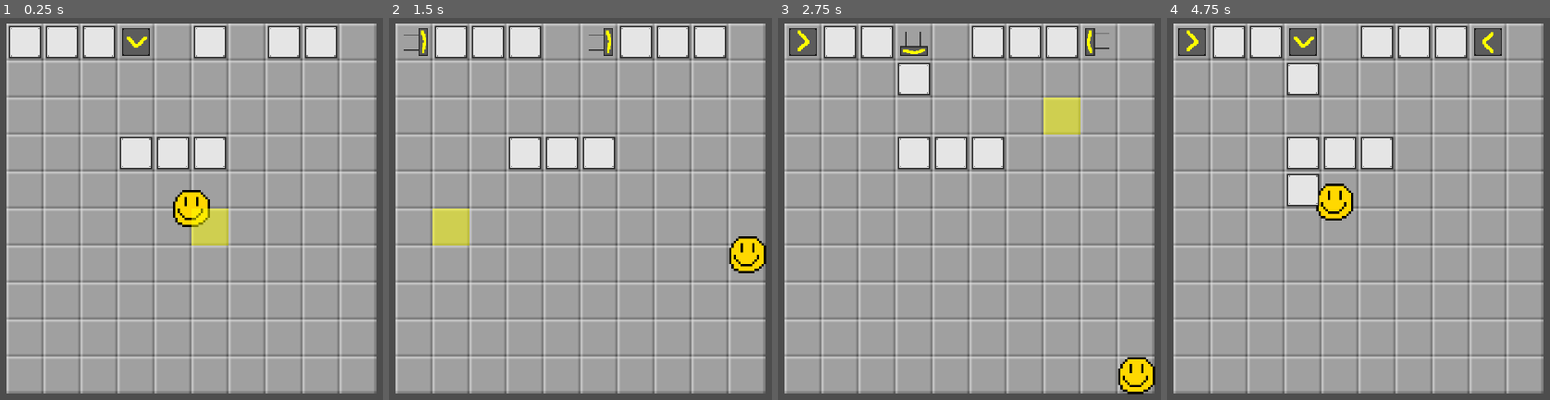
Above: before the commit, frames 1-4 (left to right).
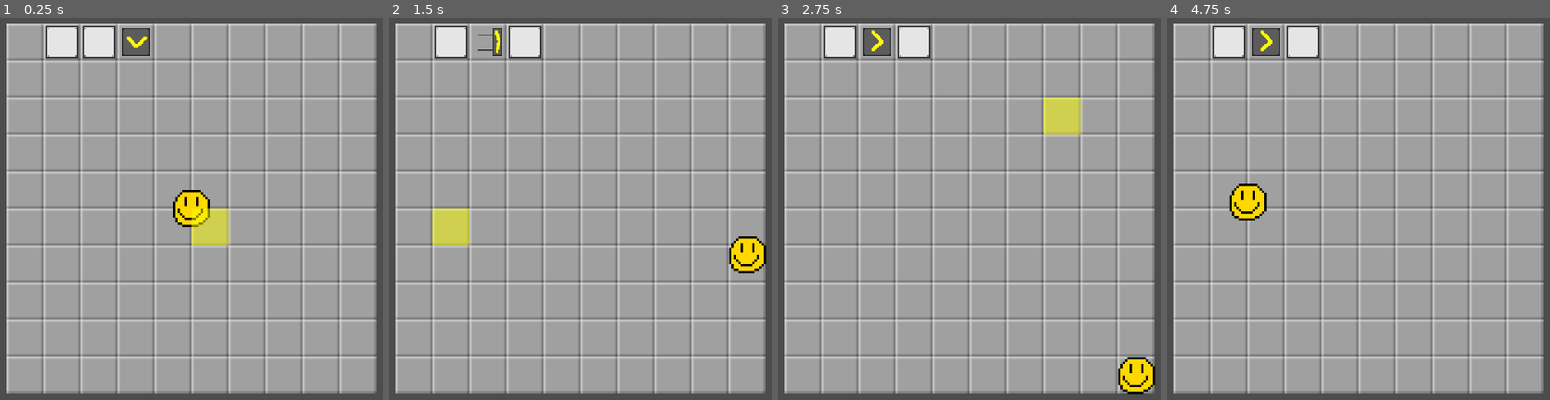
Above: after the commit, the same moments.

Repository: Stev51/gmtk-jam-2025
Game: Godot game, scene res://scenes/main.tscn
Same seed, same stepped clock (60 frames per second), same inputs: the game is played once before the commit and once after it.
Inputs (mouse positions are in pixels of both pictures, inside the frame that each line leads up to):
- Up to frame 1 (0.25 s): no input
- Up to frame 2 (1.5 s): tap Enter at 0.5 s; move the mouse to (745, 186) at 0.52 s; hold Right (ui_right) 0.53-1.28 s; click (745, 186) at 0.67 s; move the mouse to (431, 228) at 1.27 s; hold Down (ui_down) from 1.28 s (still down)
- Up to frame 3 (2.75 s): move the mouse to (1042, 117) at 2.02 s; release Down (ui_down) at 2.03 s; hold Right (ui_right) from 2.03 s (still down)
- Up to frame 4 (4.75 s): tap Space at 2.75 s; move the mouse to (1320, 293) at 2.77 s; release Right (ui_right) at 2.78 s; hold Up (ui_up) 2.78-3.53 s; click (1320, 293) at 2.92 s; move the mouse to (outside the picture) at 3.52 s; hold Left (ui_left) from 3.53 s (still down); move the mouse to (outside the picture) at 4.27 s

The runs differ from the first frame. In frame 1, 5.3% of the frame differs, in the area x 2-89%, y 1-40%; in frame 2, 5.7%; in frame 3, 7.6%; in frame 4, 10%, in the area x 2-88%, y 1-54%.

Commit message:
More bug fixes

Diff:
--- a/scenes/main.tscn
+++ b/scenes/main.tscn
@@ -1,9 +1,8 @@
-[gd_scene load_steps=7 format=3 uid="uid://be68vhiulircs"]
+[gd_scene load_steps=6 format=3 uid="uid://be68vhiulircs"]
 
 [ext_resource type="PackedScene" uid="uid://6eaf6tl17aio" path="res://scenes/player.tscn" id="1_o5qli"]
 [ext_resource type="Script" uid="uid://jaq7puo13gso" path="res://scripts/main.gd" id="1_sugp2"]
 [ext_resource type="PackedScene" uid="uid://hsl6f3topqru" path="res://scenes/world.tscn" id="2_0wfyh"]
-[ext_resource type="PackedScene" uid="uid://5ir7gkpmgxy5" path="res://scenes/box.tscn" id="3_tbgi4"]
 [ext_resource type="Script" uid="uid://cvv8r7xpjmgp6" path="res://scripts/place_marker.gd" id="4_jyhfs"]
 
 [sub_resource type="RectangleShape2D" id="RectangleShape2D_jyhfs"]
@@ -14,9 +13,6 @@
 
 [node name="World" parent="." instance=ExtResource("2_0wfyh")]
 position = Vector2(-320, -320)
-
-[node name="Box" parent="World" instance=ExtResource("3_tbgi4")]
-position = Vector2(224, 224)
 
 [node name="Player" parent="." instance=ExtResource("1_o5qli")]
 
--- a/scripts/mechanism.gd
+++ b/scripts/mechanism.gd
@@ -20,6 +20,7 @@
 var newPosition: Vector2i
 var directionToMove: Util.Direction
 var pushOverload: int # Counter for when more than one thing tries to push the box
+var directPushByMech: bool # Flag for whether it is being directly pushed; makes push by pusher prioritize over push by block
 
 func _init(field: Field, x: int, y:int, node: Node2D):
 	self.field = field
@@ -47,9 +48,8 @@
 		return false
 	# Check if we can move into the next tile
 	if objectInWay != null:
-		#print("object in way for ", getCoordinateVector(), " : ", objectInWay)
-		objectInWay.setToPush(directionToMove)
-		if objectInWay.simulatePush():
+		# Check that we can change the movement direction, and then attempt the push
+		if objectInWay.setToPush(directionToMove) && objectInWay.simulatePush():
 			simulationResult = true
 		else:
 			simulationResult = false
@@ -57,12 +57,25 @@
 		simulationResult = true
 	return simulationResult
 
-func setToPush(dir: Util.Direction):
-	pushOverload += 1
+func setToPush(dir: Util.Direction) -> bool:
+	if directPushByMech == true: return false
+	if dir != directionToMove: pushOverload += 1
 	if pushOverload > 1:
 		simulationResult = false
 		processed = true
+		return false
 	else: directionToMove = dir
+	return true
+
+func mechSetToPush(dir: Util.Direction) -> bool:
+	directPushByMech = true
+	if dir != directionToMove: pushOverload += 1
+	if pushOverload > 1:
+		simulationResult = false
+		processed = true
+		return false
+	else: directionToMove = dir
+	return true
 
 # Note that we still have to perform checks
 # since result may have changed since our simulation
--- a/scripts/pusher.gd
+++ b/scripts/pusher.gd
@@ -16,7 +16,7 @@
 	self.node.play()
 	var object: Mechanism = field.getForegroundMechanism(self.x, self.y)
 	if (object != null):
-		object.setToPush(self.dir)
+		object.mechSetToPush(self.dir)
 
 func simulatePush() -> bool:
 	return false
--- a/scripts/world.gd
+++ b/scripts/world.gd
@@ -22,6 +22,7 @@
 					object.processed = false
 					object.directionToMove = Util.Direction.NONE
 					object.pushOverload = 0
+					object.directPushByMech = false
 	futureMap.resize(GRID_WIDTH)
 	for x in GRID_WIDTH:
 		var column: Array = Array()
@@ -139,22 +140,24 @@
 		var column: Array = Array()
 		column.resize(GRID_HEIGHT)
 		map[x] = column
-	addMechanism(Box.new(self, 0, 0), FOREGROUND)
-	addMechanism(Pusher.new(self, 0, 0, Util.Direction.RIGHT, 1), BACKGROUND)
+	#addMechanism(Box.new(self, 0, 0), FOREGROUND)
+	#addMechanism(Pusher.new(self, 0, 0, Util.Direction.DOWN, 1), BACKGROUND)
+	addMechanism(Pusher.new(self, 1, 0, Util.Direction.RIGHT, 1), BACKGROUND)
+	addMechanism(Pusher.new(self, 2, 0, Util.Direction.RIGHT, 1), BACKGROUND)
 	addMechanism(Box.new(self, 1, 0), FOREGROUND)
 	addMechanism(Box.new(self, 2, 0), FOREGROUND)
-	addMechanism(Pusher.new(self, 3, 0, Util.Direction.DOWN, 2), BACKGROUND)
+	addMechanism(Pusher.new(self, 3, 0, Util.Direction.DOWN, 1), BACKGROUND)
 
-	addMechanism(Box.new(self, 5, 0), FOREGROUND)
-	addMechanism(Pusher.new(self, 5, 0, Util.Direction.RIGHT, 1), BACKGROUND)
-	addMechanism(Box.new(self, 8, 0), FOREGROUND)
-	addMechanism(Box.new(self, 7, 0), FOREGROUND)
-	addMechanism(Pusher.new(self, 8, 0, Util.Direction.LEFT, 2), BACKGROUND)
+	#addMechanism(Box.new(self, 5, 0), FOREGROUND)
+	#addMechanism(Pusher.new(self, 5, 0, Util.Direction.RIGHT, 1), BACKGROUND)
+	#addMechanism(Box.new(self, 8, 0), FOREGROUND)
+	#addMechanism(Box.new(self, 7, 0), FOREGROUND)
+	#addMechanism(Pusher.new(self, 8, 0, Util.Direction.LEFT, 1), BACKGROUND)
 
-	addMechanism(Box.new(self, 3, 3), FOREGROUND)
-	addMechanism(Box.new(self, 4, 3), FOREGROUND)
-	addMechanism(Box.new(self, 5, 3), FOREGROUND)
-	addMechanism(Pusher.new(self, 3, 3, Util.Direction.DOWN), BACKGROUND)
+	#addMechanism(Box.new(self, 3, 3), FOREGROUND)
+	#addMechanism(Box.new(self, 4, 3), FOREGROUND)
+	#addMechanism(Box.new(self, 5, 3), FOREGROUND)
+	#addMechanism(Pusher.new(self, 3, 3, Util.Direction.DOWN), BACKGROUND)
 
 	drawMap();
 
